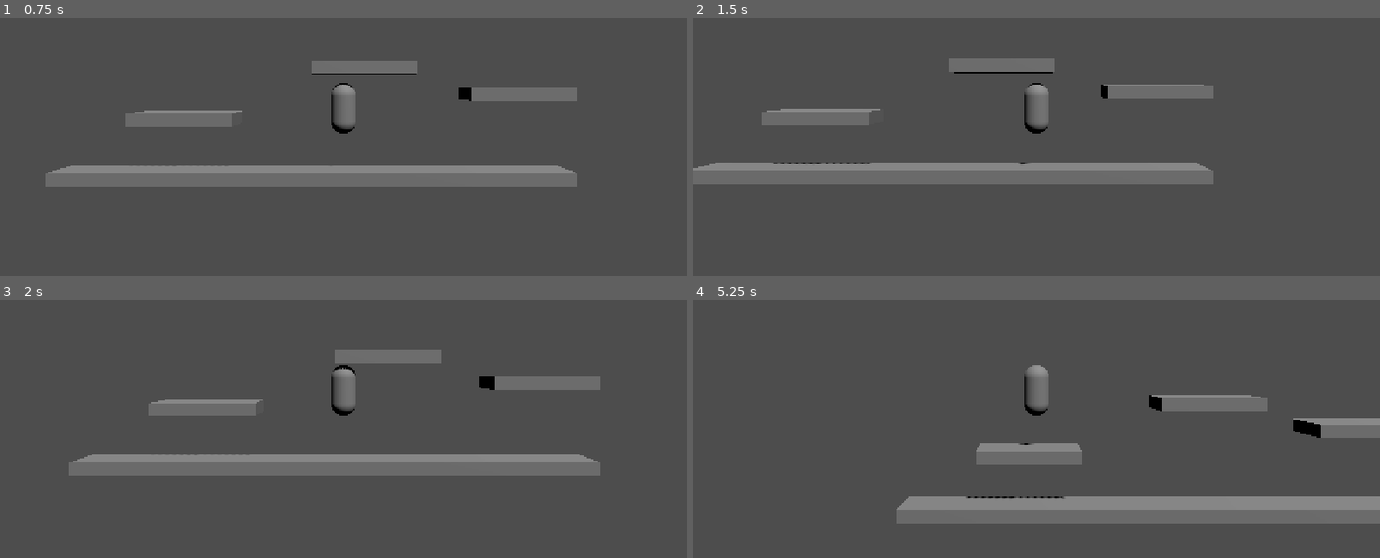
Above: before the commit, frames 1-4 (two rows, left to right).
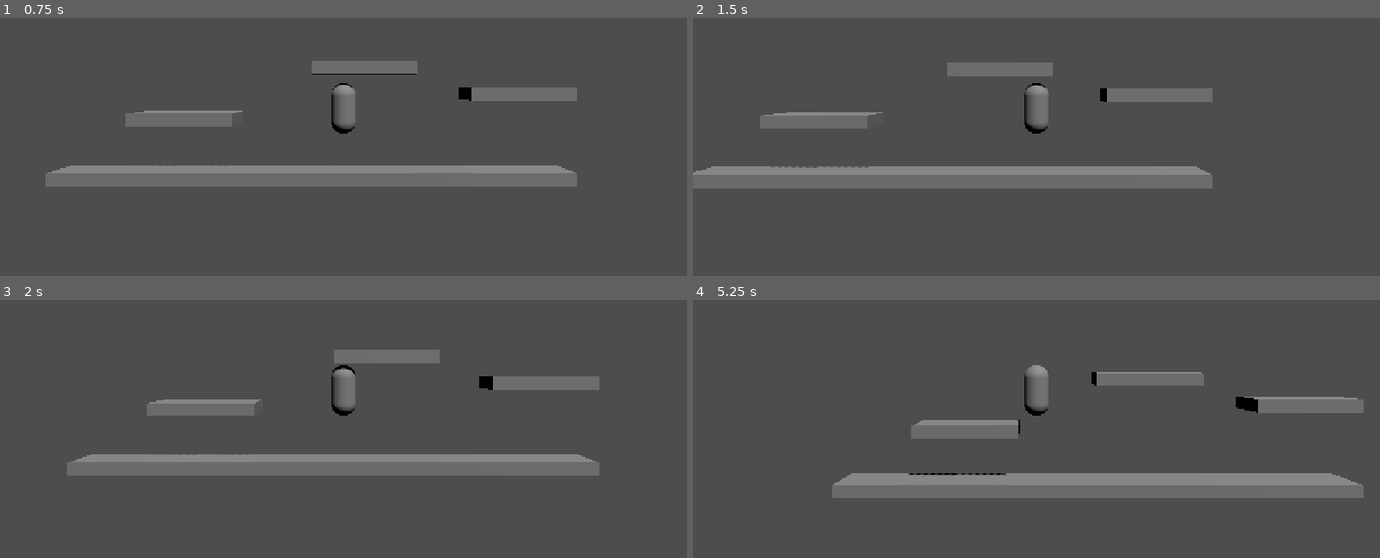
Above: after the commit, the same moments.

Repository: aiwav3/metroidvaniatest
Game: Godot game, scene res://scenes/main.tscn
The game is run twice, just before and just after one commit, with the same random seed, the same clock (stepped at 60 frames per second) and the same inputs.
Inputs:
- Up to frame 1 (0.75 s): hold D (move_right) from 0.53 s (still down); tap Space (jump) at 0.6 s
- Up to frame 2 (1.5 s): tap Space (jump) at 0.77, 1.07, 1.35 s; release D (move_right) at 1.28 s; hold A (move_left) from 1.28 s (still down)
- Up to frame 3 (2 s): keep holding A (move_left); tap Space (jump) at 1.52, 1.82 s
- Up to frame 4 (5.25 s): release A (move_left) at 2.03 s; hold D (move_right) 2.03-3.53 s; tap Space (jump) at 2.1, 2.85, 3.02, 3.32, 3.6, 3.77, 4.07, 4.35, 4.52, 4.82, 5.1 s; hold A (move_left) from 3.53 s (still down)

Frame 1 is identical in both runs. In frame 2, 5.2% of the frame differs, in the area x 0-76%, y 15-67%; in frame 3, 0.1%; in frame 4, 20%, in the area x 20-100%, y 27-87%.

Commit message:
Add air jump (double jump) mechanic

Diff:
--- a/scripts/player.gd
+++ b/scripts/player.gd
@@ -5,9 +5,11 @@
 const GRAVITY = 25.0
 const COYOTE_TIME = 0.12
 const JUMP_BUFFER_TIME = 0.1
+const AIR_JUMPS = 1
 
 var coyote_timer: float = 0.0
 var jump_buffer_timer: float = 0.0
+var air_jumps_remaining: int = AIR_JUMPS
 
 
 func _physics_process(delta: float) -> void:
@@ -18,6 +20,7 @@
 	# Coyote time — allows jumping shortly after walking off a ledge
 	if is_on_floor():
 		coyote_timer = COYOTE_TIME
+		air_jumps_remaining = AIR_JUMPS
 	else:
 		coyote_timer -= delta
 
@@ -27,11 +30,15 @@
 	else:
 		jump_buffer_timer -= delta
 
-	# Execute jump
+	# Ground jump (includes coyote time)
 	if jump_buffer_timer > 0.0 and coyote_timer > 0.0:
 		velocity.y = JUMP_VELOCITY
 		coyote_timer = 0.0
 		jump_buffer_timer = 0.0
+	# Air jump
+	elif Input.is_action_just_pressed("jump") and air_jumps_remaining > 0:
+		velocity.y = JUMP_VELOCITY
+		air_jumps_remaining -= 1
 
 	# Horizontal movement
 	var direction = Input.get_axis("move_left", "move_right")
